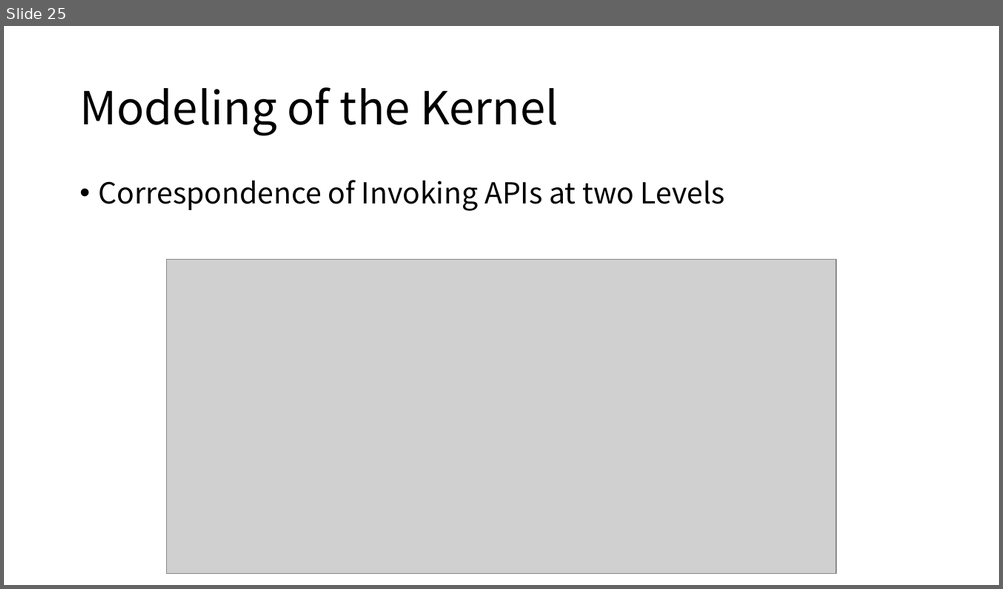
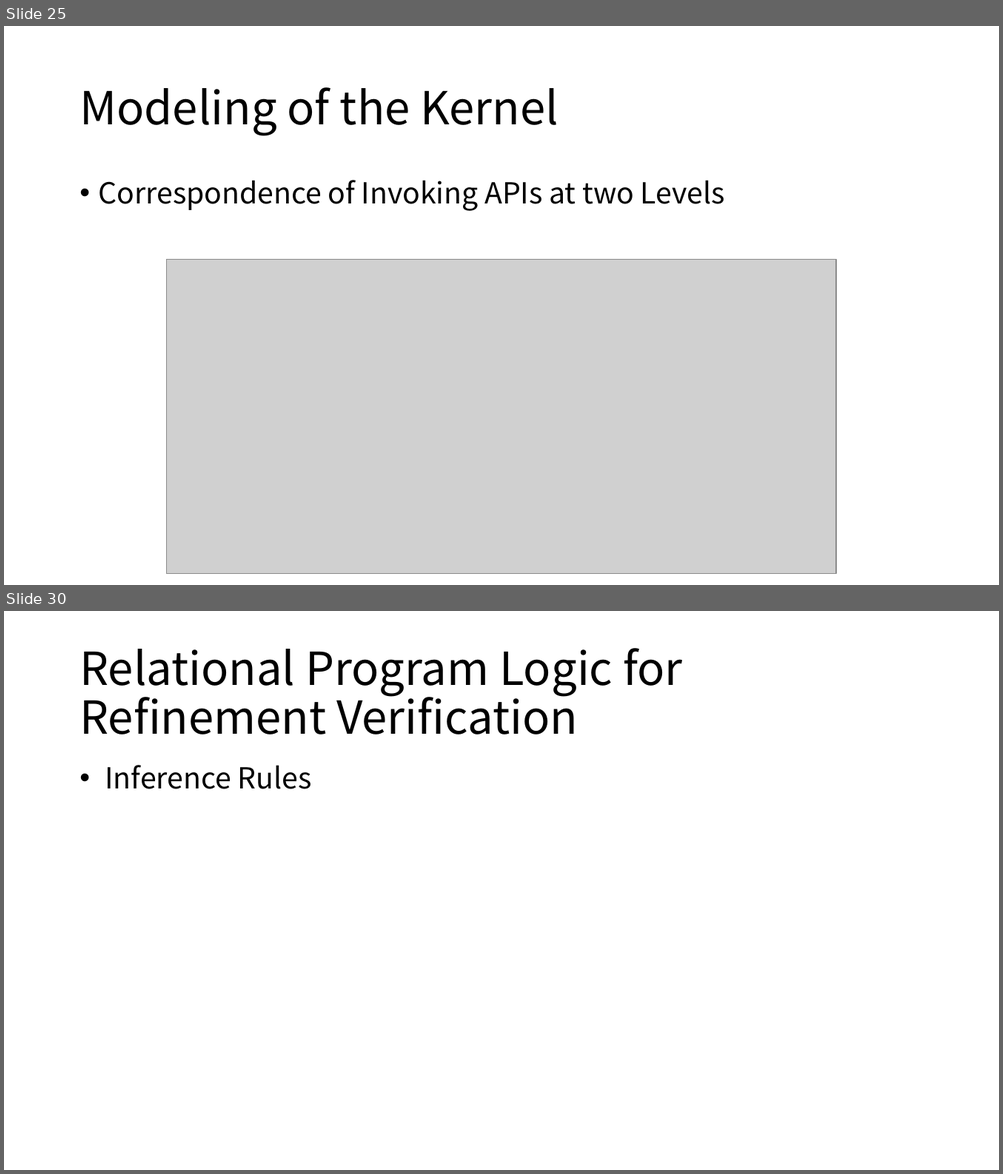
Before and after one commit to Jackguo123/os_paper, a slide deck: PPT/μ_cos.pptx. Shown one above the other, each under a label of ours: slide 25 before the commit, slides 25 and 30 after it; the slides between them are not shown. The pictures are 1003x589 and 1003x1174 pixels, drawn with LibreOffice and Linux fonts; fonts in the diff are those of the drawing; grey boxes stand for pictures. Boxes give left, top, right and bottom in pixels: in the first picture for what was removed or moved away, otherwise in the second. Text is boxed around its words. In the diff, an @@ line names an element or a change of style, - is before the commit and + after.

```diff
--- a/PPT/μ_cos.pptx
+++ b/PPT/μ_cos.pptx
@@ slide 30 added at (x1=4, y1=611, x2=999, y2=1170), background #FFFFFF @@
@@ title added at (x1=79, y1=648, x2=683, y2=735), 44 pt, text #000000 @@
+Relational Program Logic for Refinement Verification
@@ text added at (x1=105, y1=765, x2=312, y2=789), 28 pt, text #000000 @@
+• Inference Rules
```
Also in this commit, not shown: 1 slide changed, 3 other slides added, 5 other files.
